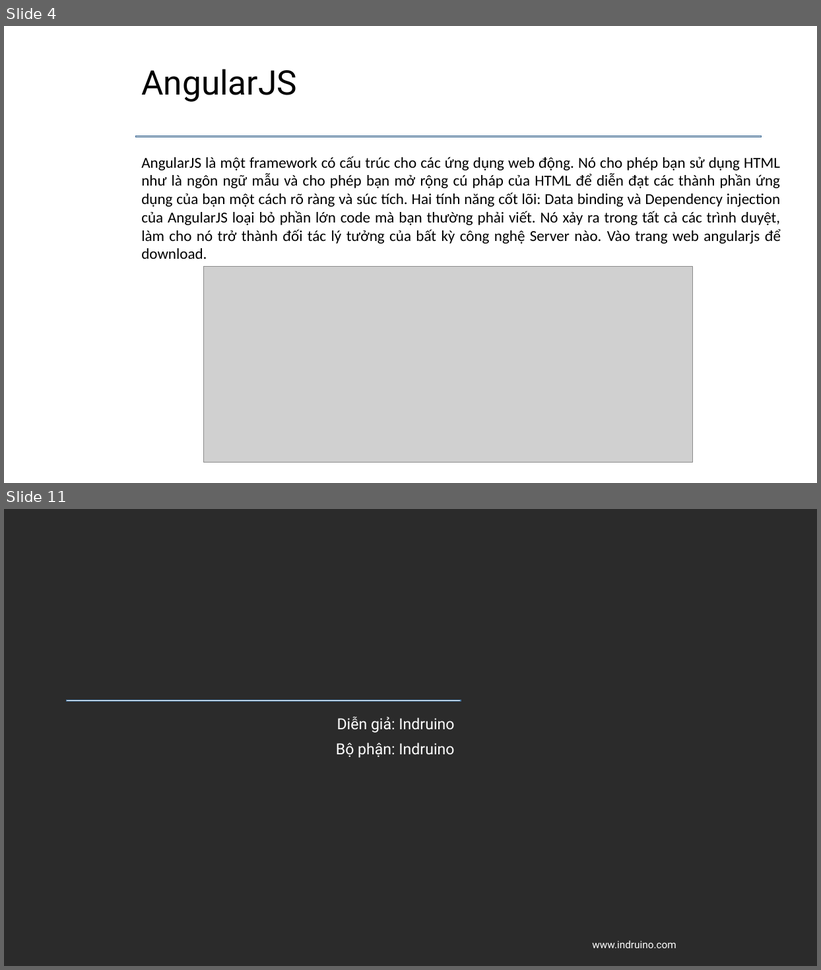
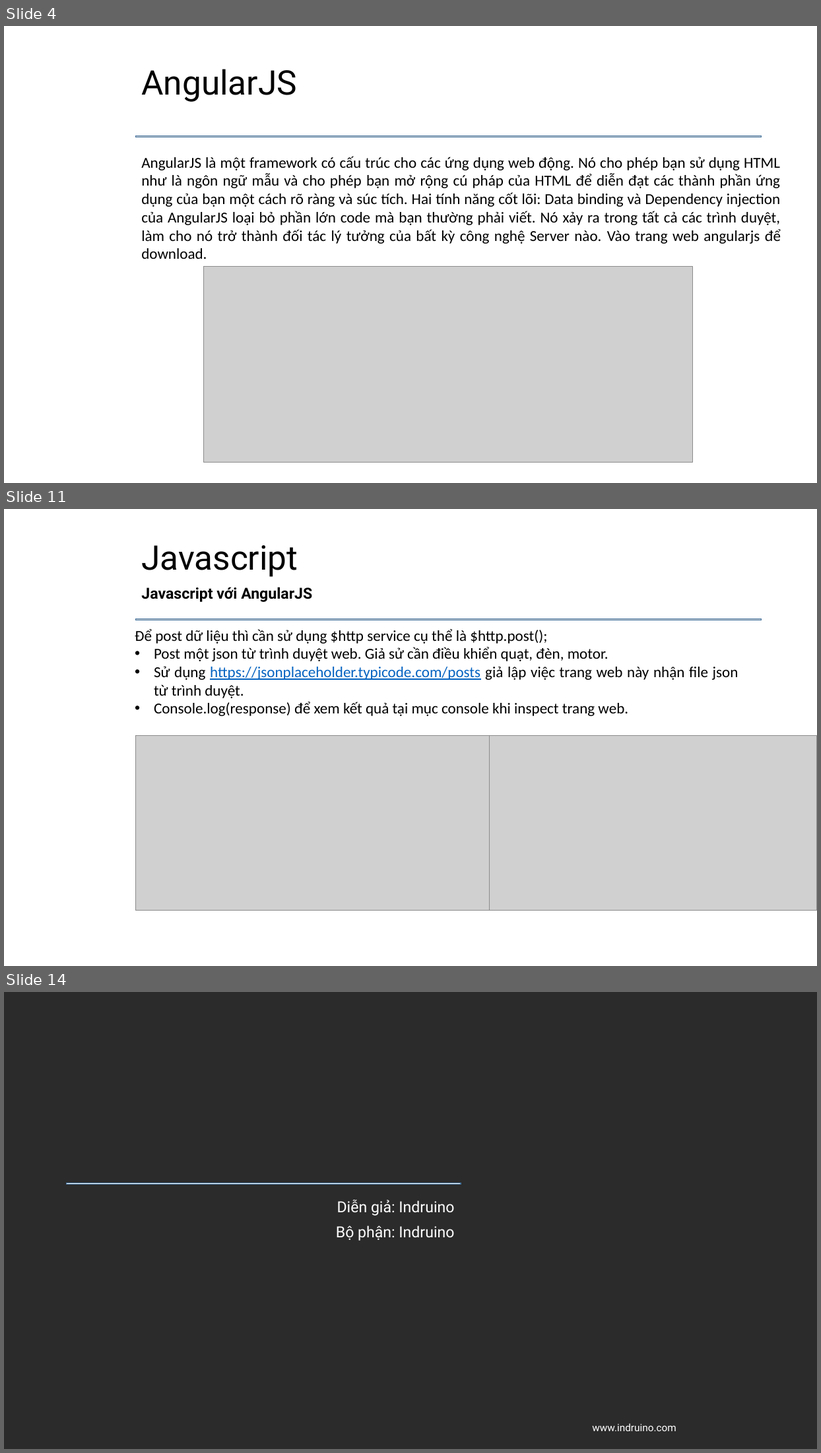
Before and after one commit to daotuyen9244/Indruino-Iot-Project, a slide deck: FW/Minh/Task4/Task4 - Minh.pptx. Shown one above the other, each under a label of ours: slides 4 and 11 before the commit, slides 4, 11 and 14 after it; the slides between them are not shown. The pictures are 821x970 and 821x1453 pixels, drawn with LibreOffice and Linux fonts; fonts in the diff are those of the drawing; grey boxes stand for pictures; background and template pictures are left out; a plain dark background stands for a picture behind light text. Boxes give left, top, right and bottom in pixels: in the first picture for what was removed or moved away, otherwise in the second. Text is boxed around its words. In the diff, an @@ line names an element or a change of style, - is before the commit and + after.

```diff
--- a/FW/Minh/Task4/Task4 - Minh.pptx
+++ b/FW/Minh/Task4/Task4 - Minh.pptx
@@ slide 11 added at (4,509,817,966), background #FFFFFF; not listed: 1 template element that a slide beside it also shows @@
@@ title added at (141,545,298,577), 40 pt, text #000000 @@
+Javascript
@@ subtitle added at (141,587,312,602), 18 pt, text #000000, bold @@
+Javascript với AngularJS
@@ text added at (135,629,739,716), 18 pt, text #000000 @@
+Để post dữ liệu thì cần sử dụng $http service cụ thể là $http.post();
+• Post một json từ trình duyệt web. Giả sử cần điều khiển quạt, đèn, motor.
+• Sử dụng https://jsonplaceholder.typicode.com/posts giả lập việc trang web này nhận file json từ trình duyệt.
+• Console.log(response) để xem kết quả tại mục console khi inspect trang web.
@@ picture added at (136,735,490,910) @@
@@ picture added at (490,735,817,910) @@
@@ what was slide 11 is now slide 14 @@
```
Also in this commit, not shown: 5 slides changed, 4 other slides added, 2 slides removed, 1 other file.
